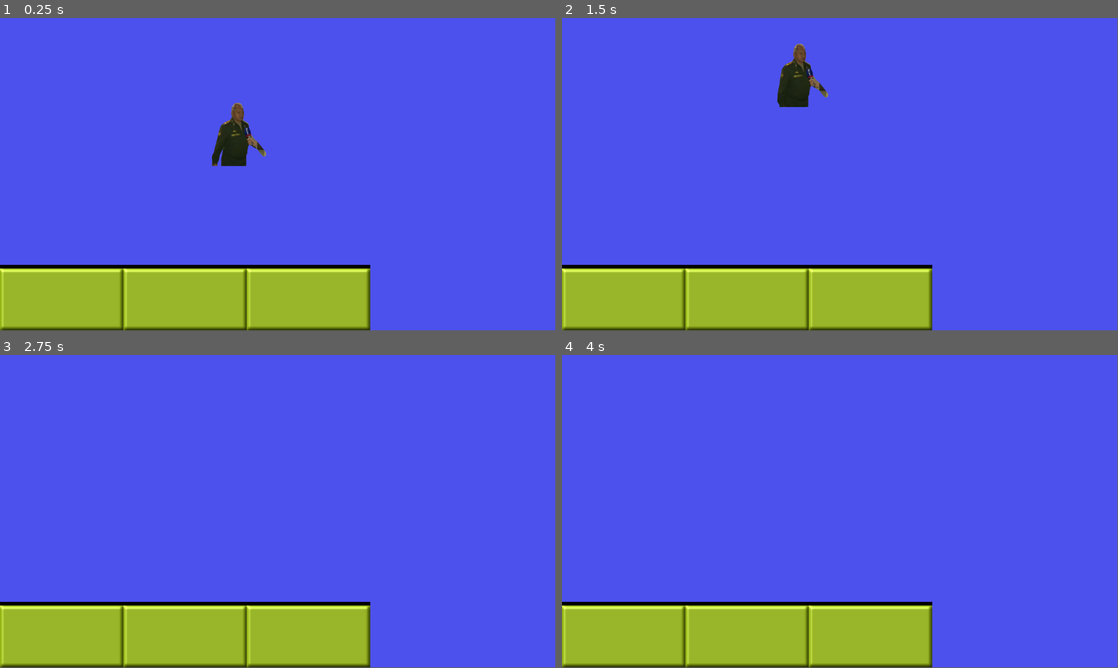
Above: before the commit, frames 1-4 (two rows, left to right).
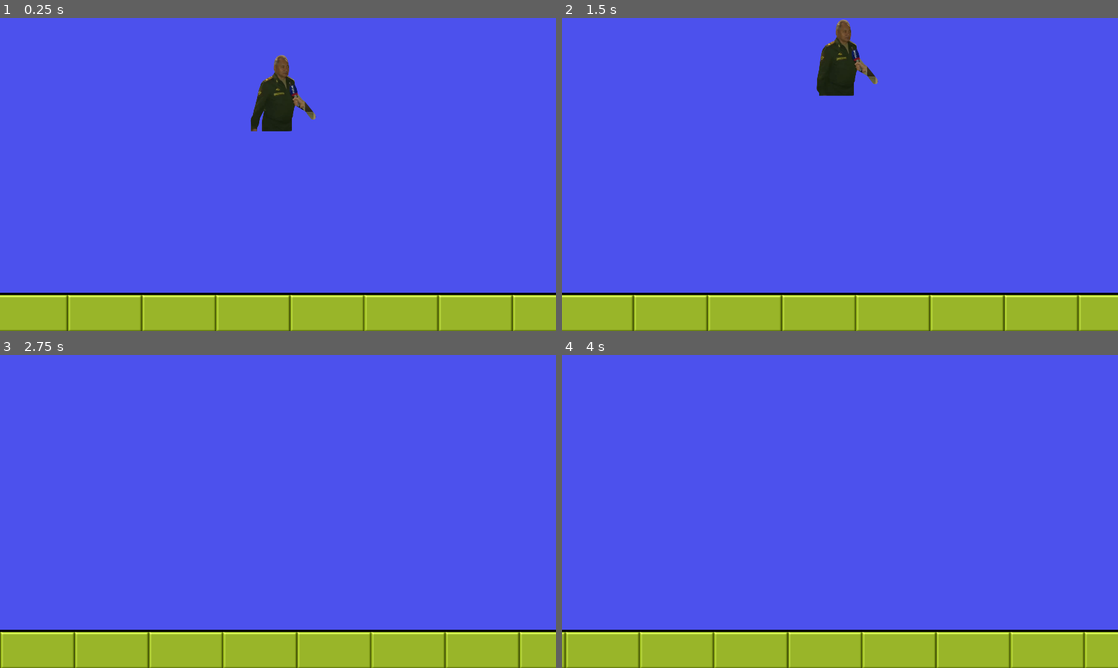
Above: after the commit, the same moments.

Repository: vibrunazo/godot_shoigu
Game: Godot game, scene res://scenes/main.tscn
Two runs of this game, one before a commit and one after it. Both use one fixed random seed, a clock stepped at 60 frames per second and the inputs below.
Inputs (mouse positions are in pixels of both pictures, inside the frame that each line leads up to):
- Up to frame 1 (0.25 s): no input
- Up to frame 2 (1.5 s): tap Enter (ui_accept) at 0.5, 1.35 s; move the mouse to (962, 158) at 0.52 s; hold Enter (ui_accept) 0.53-1.28 s; click (962, 158) at 0.67 s; move the mouse to (728, 190) at 1.27 s; click (728, 190) at 1.42 s
- Up to frame 3 (2.75 s): tap Enter (ui_accept) at 1.52, 1.82 s; move the mouse to (333, 442) at 2.02 s; hold Enter (ui_accept) from 2.03 s (still down); click (333, 442) at 2.17 s
- Up to frame 4 (4 s): move the mouse to (812, 574) at 2.77 s; release Enter (ui_accept) at 2.78 s; tap Enter (ui_accept) at 2.85, 3.02, 3.32 s; click (812, 574) at 2.92 s; move the mouse to (1006, 558) at 3.52 s; hold Enter (ui_accept) from 3.53 s (still down); click (1006, 558) at 3.67 s
In our replay, the window is 799x449 before the commit and 800x450 after it. These sizes can differ from the game's own. Grey fills any space a smaller window leaves; there, only what the larger window draws over its background counts as a difference.

The runs differ from the first frame. In frame 1, 15% of the frame differs, in the area x 0-100%, y 0-100%; in frame 2, 15%; in frame 3, 12%; in frame 4, 12%.

Commit message:
camera moves with player

Diff:
--- a/project.godot
+++ b/project.godot
@@ -15,6 +15,14 @@
 config/features=PackedStringArray("4.1", "GL Compatibility")
 config/icon="res://icon.svg"
 
+[display]
+
+window/size/viewport_width=1920
+window/size/viewport_height=1080
+window/size/window_width_override=960
+window/size/window_height_override=540
+window/stretch/mode="viewport"
+
 [rendering]
 
 renderer/rendering_method="gl_compatibility"
--- a/scenes/bird.gd
+++ b/scenes/bird.gd
@@ -1,6 +1,7 @@
 extends RigidBody2D
 
 @export var flap_power = 500
+@export var speed = 200
 
 var flap_up: bool = true
 @onready var anim: AnimatedSprite2D = $Anim
@@ -9,6 +10,7 @@
 # Called when the node enters the scene tree for the first time.
 func _ready():
 	anim.animation_looped.connect(looped)
+	linear_velocity.x = speed
 
 
 # Called every frame. 'delta' is the elapsed time since the previous frame.
@@ -25,6 +27,7 @@
 
 func flap():
 	linear_velocity.y = -flap_power
+	linear_velocity.x = speed
 
 
 func looped():
--- a/scenes/bird.tscn
+++ b/scenes/bird.tscn
@@ -83,13 +83,13 @@
 }
 
 [sub_resource type="RectangleShape2D" id="RectangleShape2D_t4bwl"]
-size = Vector2(58, 130)
+size = Vector2(97, 255)
 
 [node name="Bird" type="RigidBody2D"]
 script = ExtResource("1_1g6im")
 
 [node name="Anim" type="AnimatedSprite2D" parent="."]
-scale = Vector2(0.25, 0.25)
+scale = Vector2(0.5, 0.5)
 sprite_frames = SubResource("SpriteFrames_y023a")
 autoplay = "default"
 frame_progress = 0.256246
@@ -100,5 +100,5 @@
 }
 
 [node name="CollisionShape2D" type="CollisionShape2D" parent="."]
-position = Vector2(-1, 22)
+position = Vector2(1.5, 47.5)
 shape = SubResource("RectangleShape2D_t4bwl")
--- /dev/null
+++ b/scenes/floor.gd
@@ -0,0 +1,10 @@
+extends RigidBody2D
+
+class_name Floor
+
+@export var SIZE: float = 256
+@export var AMMOUNT: int = 9
+
+
+func reset():
+	position.x += SIZE * AMMOUNT
--- a/scenes/floor.tscn
+++ b/scenes/floor.tscn
@@ -1,5 +1,6 @@
-[gd_scene load_steps=3 format=3 uid="uid://mlc87t4e6eux"]
+[gd_scene load_steps=4 format=3 uid="uid://mlc87t4e6eux"]
 
+[ext_resource type="Script" path="res://scenes/floor.gd" id="1_rv6p4"]
 [ext_resource type="Texture2D" uid="uid://b8mshkg0dn5n3" path="res://assets/tex/floor.png" id="1_vver3"]
 
 [sub_resource type="RectangleShape2D" id="RectangleShape2D_npqnb"]
@@ -7,6 +8,7 @@
 
 [node name="Floor" type="RigidBody2D"]
 freeze = true
+script = ExtResource("1_rv6p4")
 
 [node name="CollisionShape2D" type="CollisionShape2D" parent="."]
 position = Vector2(0.5, 59)
--- /dev/null
+++ b/scenes/game_cam.gd
@@ -0,0 +1,20 @@
+extends Camera2D
+
+@export var target: Node2D
+
+
+# Called when the node enters the scene tree for the first time.
+func _ready():
+	pass # Replace with function body.
+
+
+# Called every frame. 'delta' is the elapsed time since the previous frame.
+func _process(delta):
+	position.x = target.global_position.x
+
+
+func _on_area_2d_body_entered(body):
+	if body is Floor:
+		print('%s entered' % body)
+		body.reset()
+	pass # Replace with function body.
--- /dev/null
+++ b/scenes/game_cam.tscn
@@ -0,0 +1,17 @@
+[gd_scene load_steps=3 format=3 uid="uid://dxpoilp5kco28"]
+
+[ext_resource type="Script" path="res://scenes/game_cam.gd" id="1_i4mvj"]
+
+[sub_resource type="RectangleShape2D" id="RectangleShape2D_kyoki"]
+size = Vector2(256, 256)
+
+[node name="GameCam" type="Camera2D"]
+script = ExtResource("1_i4mvj")
+
+[node name="Area2D" type="Area2D" parent="."]
+
+[node name="CollisionShape2D" type="CollisionShape2D" parent="Area2D"]
+position = Vector2(-1408, 384)
+shape = SubResource("RectangleShape2D_kyoki")
+
+[connection signal="body_entered" from="Area2D" to="." method="_on_area_2d_body_entered"]
--- a/scenes/main.tscn
+++ b/scenes/main.tscn
@@ -1,7 +1,8 @@
-[gd_scene load_steps=3 format=3 uid="uid://66fvugahhf8y"]
+[gd_scene load_steps=4 format=3 uid="uid://66fvugahhf8y"]
 
 [ext_resource type="PackedScene" uid="uid://bk7nyxujsjke" path="res://scenes/bird.tscn" id="1_ibgmi"]
 [ext_resource type="PackedScene" uid="uid://mlc87t4e6eux" path="res://scenes/floor.tscn" id="2_dih4j"]
+[ext_resource type="PackedScene" uid="uid://dxpoilp5kco28" path="res://scenes/game_cam.tscn" id="3_5uk06"]
 
 [node name="Main" type="Control"]
 layout_mode = 3
@@ -15,11 +16,35 @@
 [node name="Bird" parent="." instance=ExtResource("1_ibgmi")]
 position = Vector2(487, 191)
 
-[node name="Floor" parent="." instance=ExtResource("2_dih4j")]
-position = Vector2(128, 520)
+[node name="GameCam" parent="." node_paths=PackedStringArray("target") instance=ExtResource("3_5uk06")]
+position = Vector2(600, 544)
+target = NodePath("../Bird")
 
-[node name="Floor2" parent="." instance=ExtResource("2_dih4j")]
-position = Vector2(384, 520)
+[node name="floors" type="Node2D" parent="."]
 
-[node name="Floor3" parent="." instance=ExtResource("2_dih4j")]
-position = Vector2(640, 520)
+[node name="Floor" parent="floors" instance=ExtResource("2_dih4j")]
+position = Vector2(-320, 960)
+
+[node name="Floor2" parent="floors" instance=ExtResource("2_dih4j")]
+position = Vector2(-64, 960)
+
+[node name="Floor3" parent="floors" instance=ExtResource("2_dih4j")]
+position = Vector2(192, 960)
+
+[node name="Floor4" parent="floors" instance=ExtResource("2_dih4j")]
+position = Vector2(448, 960)
+
+[node name="Floor5" parent="floors" instance=ExtResource("2_dih4j")]
+position = Vector2(704, 960)
+
+[node name="Floor6" parent="floors" instance=ExtResource("2_dih4j")]
+position = Vector2(960, 960)
+
+[node name="Floor7" parent="floors" instance=ExtResource("2_dih4j")]
+position = Vector2(1216, 960)
+
+[node name="Floor8" parent="floors" instance=ExtResource("2_dih4j")]
+position = Vector2(1472, 960)
+
+[node name="Floor9" parent="floors" instance=ExtResource("2_dih4j")]
+position = Vector2(1728, 960)
